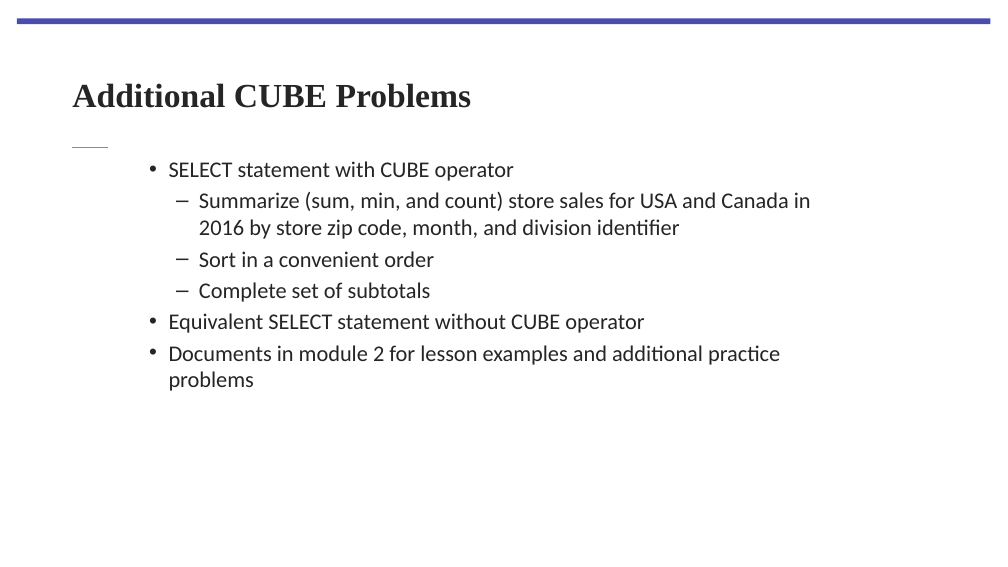
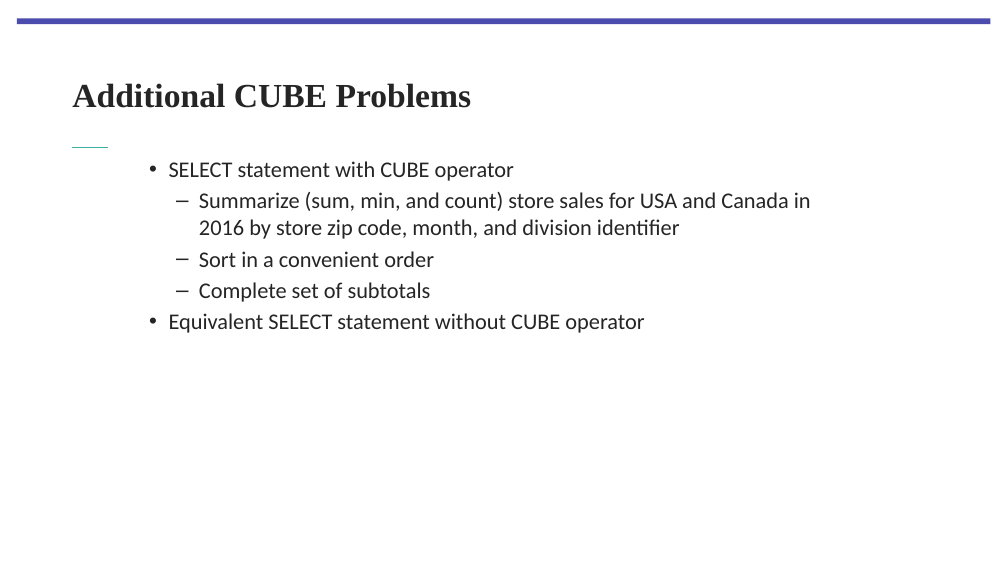
Before and after one commit to Monosakkarider/USN, a slide deck: slide 43 of BID3000/5Forelesning180923/Lecture 5 Query Formulation for Data Warehouses Part 1 V2.pptx. Drawn at 1008x567 pixels with LibreOffice and Linux fonts; fonts in the diff are those of the drawing; background and template pictures are left out. Boxes give left, top, right and bottom in pixels: in the first picture for what was removed or moved away, otherwise in the second. Text is boxed around its words. In the diff, an @@ line names an element or a change of style, - is before the commit and + after.

```diff
--- a/BID3000/5Forelesning180923/Lecture 5 Query Formulation for Data Warehouses Part 1 V2.pptx
+++ b/BID3000/5Forelesning180923/Lecture 5 Query Formulation for Data Warehouses Part 1 V2.pptx
@@ text at (169, 345, 780, 391): paragraph removed @@
-• Documents in module 2 for lesson examples and additional practice problems
```
Also in this commit, not shown: 19 other slides changed, 9 slides added, 1 slide removed, 46 other files.
